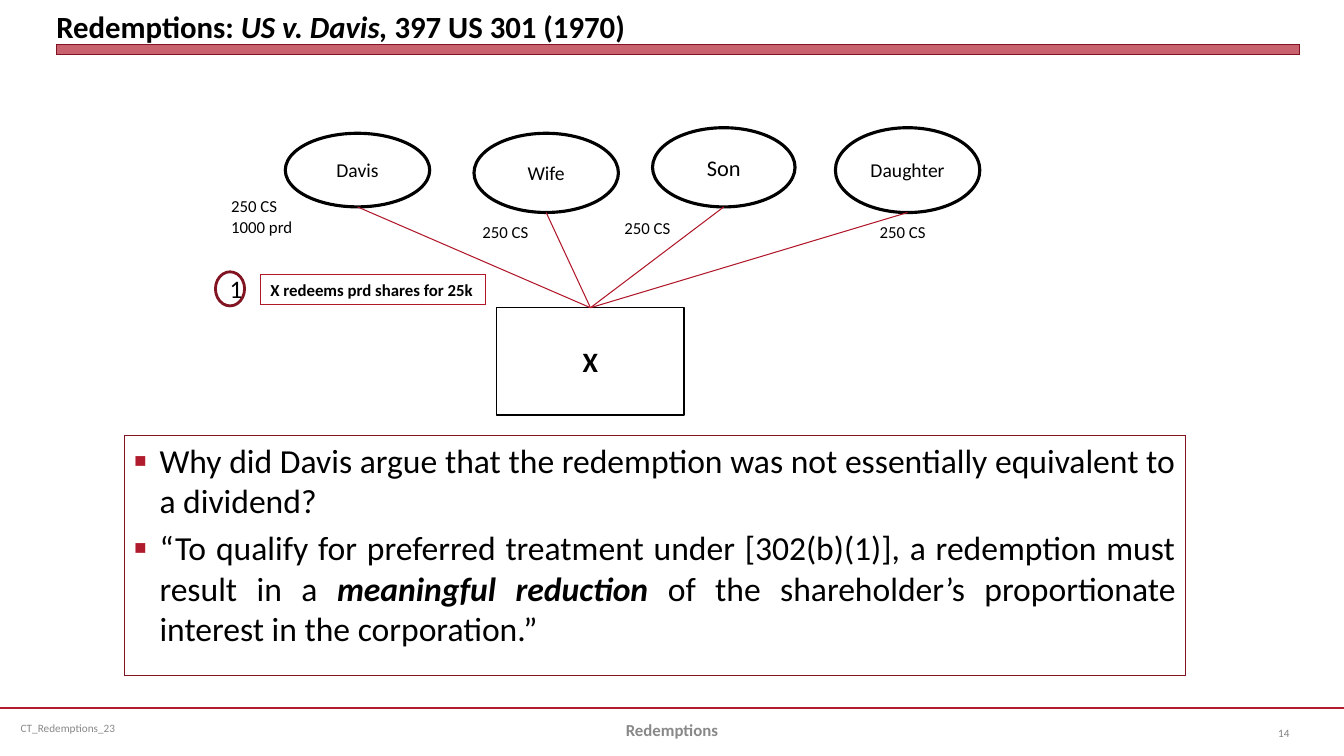
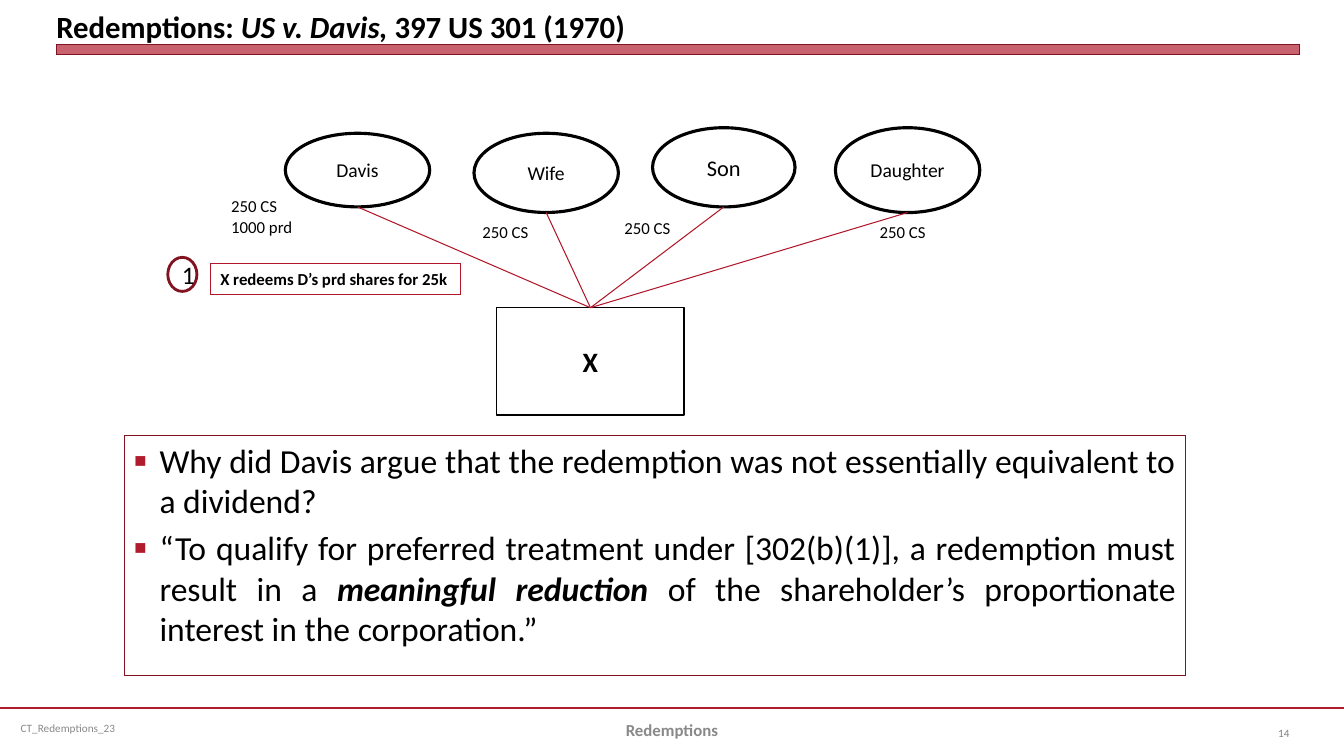
Before and after one commit to jmc877/Corporate-Tax, a slide deck: slide 14 of slides/CT_Redemptions_23.pptx. Drawn at 1344x756 pixels with LibreOffice and Linux fonts; fonts in the diff are those of the drawing. Boxes give left, top, right and bottom in pixels: in the first picture for what was removed or moved away, otherwise in the second. Text is boxed around its words. In the diff, an @@ line names an element or a change of style, - is before the commit and + after.

```diff
--- a/slides/CT_Redemptions_23.pptx
+++ b/slides/CT_Redemptions_23.pptx
@@ ellipse "1": place and size @@
-ellipse "1" at [216,272,245,307]
+ellipse "1" at [167,257,197,291]
@@ rectangle "X redeems D’s prd shares ...": place and size @@
-rectangle "X redeems D’s prd shares ..." at [260,274,485,304]
+rectangle "X redeems D’s prd shares ..." at [211,264,461,294]
@@ text in rectangle at [220,273,447,288]: text changed @@
-X redeems prd shares for 25k
+X redeems D’s prd shares for 25k
```
Also in this commit, not shown: 3 other files.
